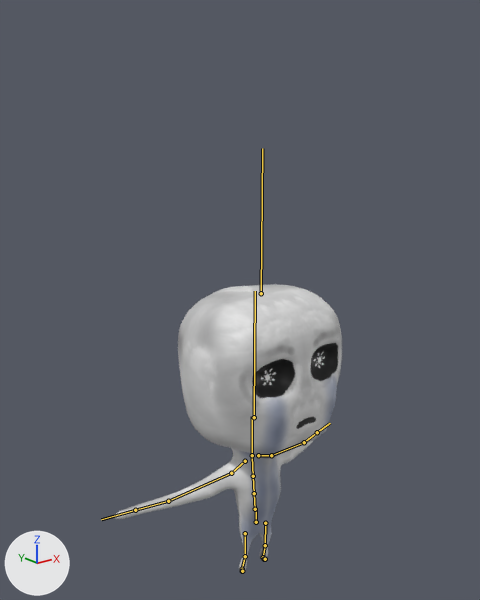
What one commit did to the FBX model Assets/CustomModels/GhostChild/ghostchild.fbx.
Both versions are drawn from a camera (50 mm lens) standing at (-0.797, -0.945, 0.524) and looking at (-0.017, 0.029, 0.134). The axes (+X, +Y, +Z) are drawn at lower left. The lights are the same throughout. The bones that bend it are drawn over the model as lines.

The first picture shows 'unamed'.
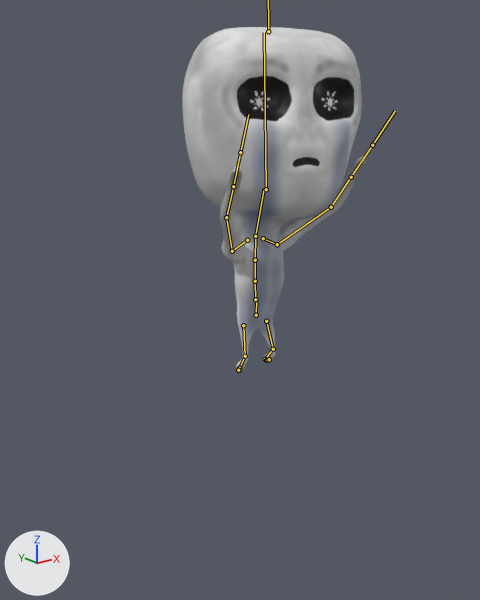
The newer file adds an action. The first version stands in its rest pose; the second is drawn at frame 33 of the action 'Armature|Jump Scare'.

Location of each change, (x1, y1, x2, y2) in pixels of the pictures (480 x 600 px):
'unamed', posed (19% narrower, 20% taller)
    before: (114, 284, 342, 572)
    after: (182, 27, 366, 372)
bone 'mixamorig:Hips', root to tip
    before: (256, 522) to (256, 508)
    after: (256, 315) to (256, 299)
bone 'mixamorig:Spine', root to tip
    before: (255, 509) to (254, 493)
    after: (255, 299) to (255, 281)
bone 'mixamorig:Spine1', root to tip
    before: (254, 493) to (253, 476)
    after: (255, 281) to (255, 260)
bone 'mixamorig:Spine2', root to tip
    before: (253, 476) to (252, 456)
    after: (255, 260) to (255, 237)
bone 'mixamorig:Neck', root to tip
    before: (252, 455) to (252, 416)
    after: (255, 236) to (264, 188)
bone 'mixamorig:Head', root to tip
    before: (254, 417) to (255, 291)
    after: (266, 189) to (264, 32)
bone 'mixamorig:LeftShoulder', root to tip
    before: (258, 455) to (271, 455)
    after: (263, 238) to (277, 244)
bone 'mixamorig:LeftArm', root to tip
    before: (271, 455) to (304, 442)
    after: (277, 244) to (331, 207)
bone 'mixamorig:LeftForeArm', root to tip
    before: (304, 442) to (317, 432)
    after: (331, 207) to (351, 177)
bone 'mixamorig:RightShoulder', root to tip
    before: (245, 461) to (231, 473)
    after: (247, 240) to (232, 251)
bone 'mixamorig:RightArm', root to tip
    before: (231, 473) to (168, 501)
    after: (232, 251) to (226, 217)
bone 'mixamorig:RightForeArm', root to tip
    before: (168, 501) to (135, 510)
    after: (226, 217) to (233, 186)
bone 'mixamorig:LeftUpLeg', root to tip
    before: (265, 523) to (265, 545)
    after: (266, 321) to (273, 349)
bone 'mixamorig:LeftLeg', root to tip
    before: (265, 545) to (263, 557)
    after: (273, 349) to (265, 359)
bone 'mixamorig:RightUpLeg', root to tip
    before: (245, 533) to (245, 556)
    after: (243, 325) to (245, 356)
bone 'mixamorig:RightLeg', root to tip
    before: (245, 556) to (242, 569)
    after: (245, 356) to (239, 368)

What the commit changed:
Bone 'mixamorig:Hips' (bone_mixamorig_hips) moves from (0.0, 0.0, 0.0) to (-0.01, 3.02, -0.03).
Bone 'mixamorig:Hips' (bone_mixamorig_hips) turns from (0, 0, 0) to (-1, -2, -2) degrees about its own x, y and z.
Bone 'mixamorig:Spine' (bone_mixamorig_spine) turns from (0, 0, 0) to (1, 0, 0) degrees about its own x, y and z.
Bone 'mixamorig:Spine1' (bone_mixamorig_spine1) turns from (0, 0, 0) to (2, -2, 0) degrees about its own x, y and z.
Bone 'mixamorig:Spine2' (bone_mixamorig_spine2) turns from (0, 0, 0) to (2, -2, 0) degrees about its own x, y and z.
Bone 'mixamorig:Neck' (bone_mixamorig_neck) turns from (0, 0, 0) to (1, -1, -6) degrees about its own x, y and z.
Bone 'mixamorig:Head' (bone_mixamorig_head) turns from (0, 0, 0) to (-10, -8, 8) degrees about its own x, y and z.
Bone 'mixamorig:LeftShoulder' (bone_mixamorig_leftshoulder) turns from (0, 0, 0) to (4, 0, -3) degrees about its own x, y and z.
Bone 'mixamorig:LeftArm' (bone_mixamorig_leftarm) turns from (0, 0, 0) to (103, -133, -10) degrees about its own x, y and z.
Bone 'mixamorig:LeftForeArm' (bone_mixamorig_leftforearm) turns from (0, 0, 0) to (10, -4, 23) degrees about its own x, y and z.
Bone 'mixamorig:RightShoulder' (bone_mixamorig_rightshoulder) turns from (0, 0, 0) to (7, -3, -5) degrees about its own x, y and z.
Bone 'mixamorig:RightArm' (bone_mixamorig_rightarm) turns from (0, 0, 0) to (-58, 30, -113) degrees about its own x, y and z.
Bone 'mixamorig:RightForeArm' (bone_mixamorig_rightforearm) turns from (0, 0, 0) to (10, 4, -27) degrees about its own x, y and z.
Bone 'mixamorig:LeftUpLeg' (bone_mixamorig_leftupleg) turns from (0, 0, 0) to (15, -3, 5) degrees about its own x, y and z.
Bone 'mixamorig:LeftLeg' (bone_mixamorig_leftleg) turns from (0, 0, 0) to (-44, -6, 5) degrees about its own x, y and z.
Bone 'mixamorig:RightUpLeg' (bone_mixamorig_rightupleg) turns from (0, 0, 0) to (17, 13, -3) degrees about its own x, y and z.
Bone 'mixamorig:RightLeg' (bone_mixamorig_rightleg) turns from (0, 0, 0) to (-39, 3, -3) degrees about its own x, y and z.
